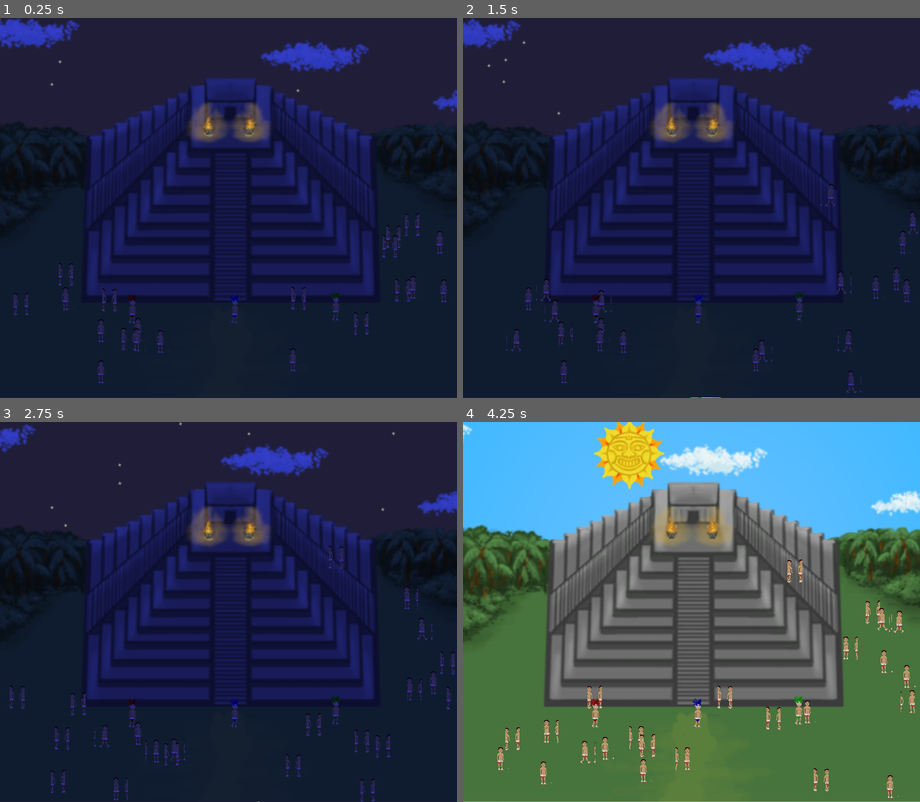
Above: before the commit, frames 1-4 (two rows, left to right).
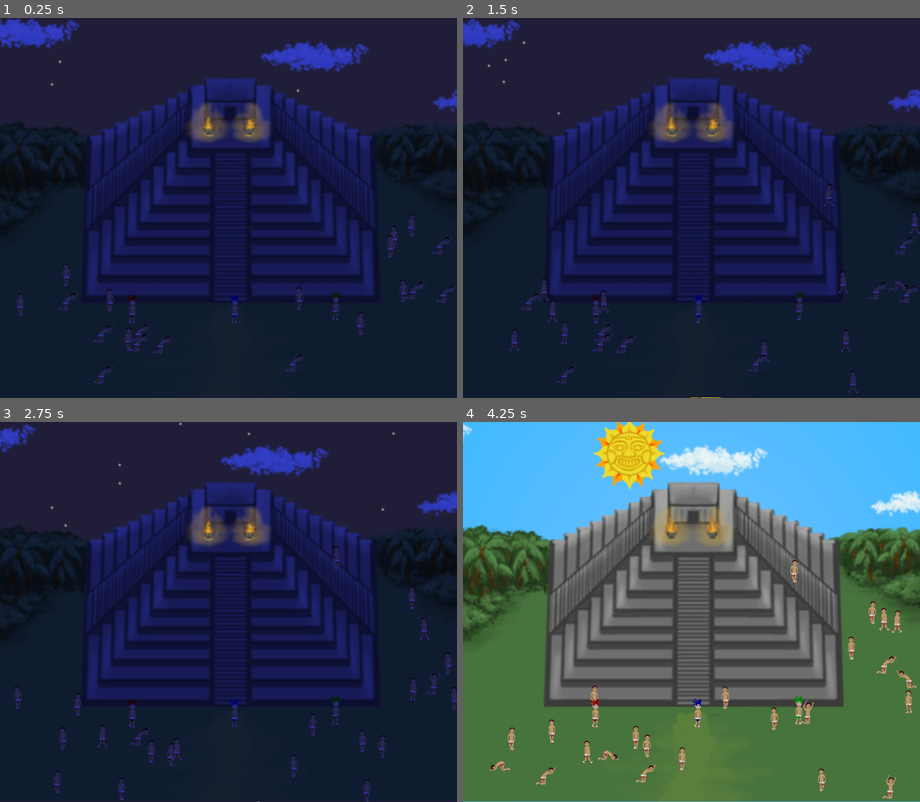
Above: after the commit, the same moments.

Repository: JohnMeadow1/RisingSun
Game: Godot game, scene res://main.tscn
The game is run twice, just before and just after one commit, with the same random seed, the same clock (stepped at 60 frames per second) and the same inputs.
Inputs:
- Up to frame 1 (0.25 s): no input
- Up to frame 2 (1.5 s): no input
- Up to frame 3 (2.75 s): no input
- Up to frame 4 (4.25 s): no input

The runs differ from the first frame. In frame 1, 1.6% of the frame differs, in the area x 3-100%, y 51-97%; in frame 2, 1.3%; in frame 3, 1.9%; in frame 4, 2.8%, in the area x 5-100%, y 36-100%.

Commit message:
Added pray animation, dead animation

Diff:
--- a/source/scenes/no_player.tscn
+++ b/source/scenes/no_player.tscn
@@ -1,12 +1,30 @@
-[gd_scene load_steps=8 format=2]
+[gd_scene load_steps=10 format=2]
 
 [ext_resource path="res://scripts/npc.gd" type="Script" id=1]
-[ext_resource path="res://images/npc.png" type="Texture" id=2]
+[ext_resource path="res://images/npc2.png" type="Texture" id=2]
 [ext_resource path="res://sounds/sacrifice-180310__jorickhoofd__sad-cry-5.wav" type="AudioStream" id=3]
 
 [sub_resource type="Animation" id=1]
 
-resource_name = "idle"
+resource_name = "dead"
+length = 1.0
+loop = false
+step = 0.1
+tracks/0/type = "value"
+tracks/0/path = NodePath(".:frame")
+tracks/0/interp = 1
+tracks/0/loop_wrap = true
+tracks/0/imported = false
+tracks/0/enabled = true
+tracks/0/keys = {
+"times": PoolRealArray( 0 ),
+"transitions": PoolRealArray( 1 ),
+"update": 1,
+"values": [ 7 ]
+}
+
+[sub_resource type="Animation" id=2]
+
 length = 8.0
 loop = true
 step = 0.1
@@ -35,9 +53,8 @@
 "values": [ 0 ]
 }
 
-[sub_resource type="Animation" id=2]
+[sub_resource type="Animation" id=3]
 
-resource_name = "panic"
 length = 0.4
 loop = true
 step = 0.1
@@ -54,7 +71,26 @@
 "values": [ 5, 6 ]
 }
 
-[sub_resource type="Animation" id=3]
+[sub_resource type="Animation" id=4]
+
+resource_name = "prey"
+length = 0.8
+loop = true
+step = 0.1
+tracks/0/type = "value"
+tracks/0/path = NodePath(".:frame")
+tracks/0/interp = 1
+tracks/0/loop_wrap = true
+tracks/0/imported = false
+tracks/0/enabled = true
+tracks/0/keys = {
+"times": PoolRealArray( 0, 0.2, 0.4, 0.6 ),
+"transitions": PoolRealArray( 1, 1, 1, 1 ),
+"update": 1,
+"values": [ 9, 10, 11, 10 ]
+}
+
+[sub_resource type="Animation" id=5]
 
 length = 0.8
 loop = true
@@ -96,14 +132,15 @@
 collision_mask = 1
 collision/safe_margin = 0.08
 script = ExtResource( 1 )
-_sections_unfolded = [ "Material", "Transform", "Visibility" ]
+_sections_unfolded = [ "Material", "Pause", "Transform", "Visibility" ]
 
 [node name="Sprite" type="Sprite" parent="." index="0"]
 
 position = Vector2( 0, -9 )
 scale = Vector2( 0.5, 0.5 )
 texture = ExtResource( 2 )
-hframes = 7
+hframes = 12
+frame = 11
 _sections_unfolded = [ "Animation", "Material", "Offset", "Pause", "Region", "Transform", "Visibility" ]
 
 [node name="AnimationPlayer" type="AnimationPlayer" parent="Sprite" index="0"]
@@ -113,15 +150,17 @@
 playback_process_mode = 1
 playback_default_blend_time = 0.0
 playback_speed = 1.0
-anims/idle = SubResource( 1 )
-anims/panic = SubResource( 2 )
-anims/walk = SubResource( 3 )
+anims/dead = SubResource( 1 )
+anims/idle = SubResource( 2 )
+anims/panic = SubResource( 3 )
+anims/prey = SubResource( 4 )
+anims/walk = SubResource( 5 )
 blend_times = [  ]
 _sections_unfolded = [ "Playback Options" ]
 
 [node name="CollisionShape2D" type="CollisionShape2D" parent="." index="1"]
 
-shape = SubResource( 4 )
+shape = SubResource( 6 )
 
 [node name="sacrificeAudioStreamPlayer2D" type="AudioStreamPlayer2D" parent="." index="2"]
 
--- a/source/scripts/npc.gd
+++ b/source/scripts/npc.gd
@@ -52,7 +52,7 @@
 	dir = Vector2(sin(orient), cos(orient))
 
 func randomize_idle():
-	$Sprite/AnimationPlayer.play("idle")
+	$Sprite/AnimationPlayer.play("prey")
 	self.state = STATE_IDLE
 
 	# Timer
@@ -103,6 +103,15 @@
 			dying_timer -= delta
 			if dying_timer <=0:
 				self.state = STATE_DEAD
+				$CollisionShape2D.disabled = true
+
+				if randi()%2:
+					$Sprite.flip_v = true
+				else:
+					$Sprite.flip_v = false
+				$Sprite/AnimationPlayer.play("dead")
+				rotation = PI/2
+
 			if randi() %10:
 
 				var new_blood = blood_object.instance()
@@ -113,7 +122,4 @@
 
 				$"../../../background/blood_pool".add_child(new_blood)
 		STATE_DEAD:
-			$CollisionShape2D.disabled = true
-			set_process(false)
-			$Sprite/AnimationPlayer.play("idle")
-			rotation = PI/2
+			pass
Binary file added: source/images/npc2.png
Not shown: 1 places in source/scenes/no_player.tscn that only renumber resources
